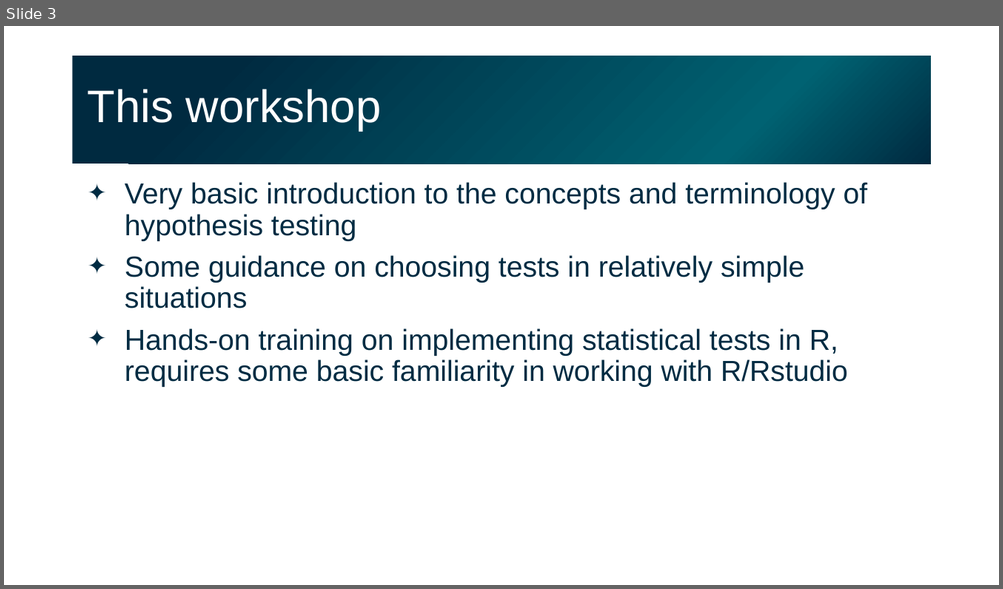
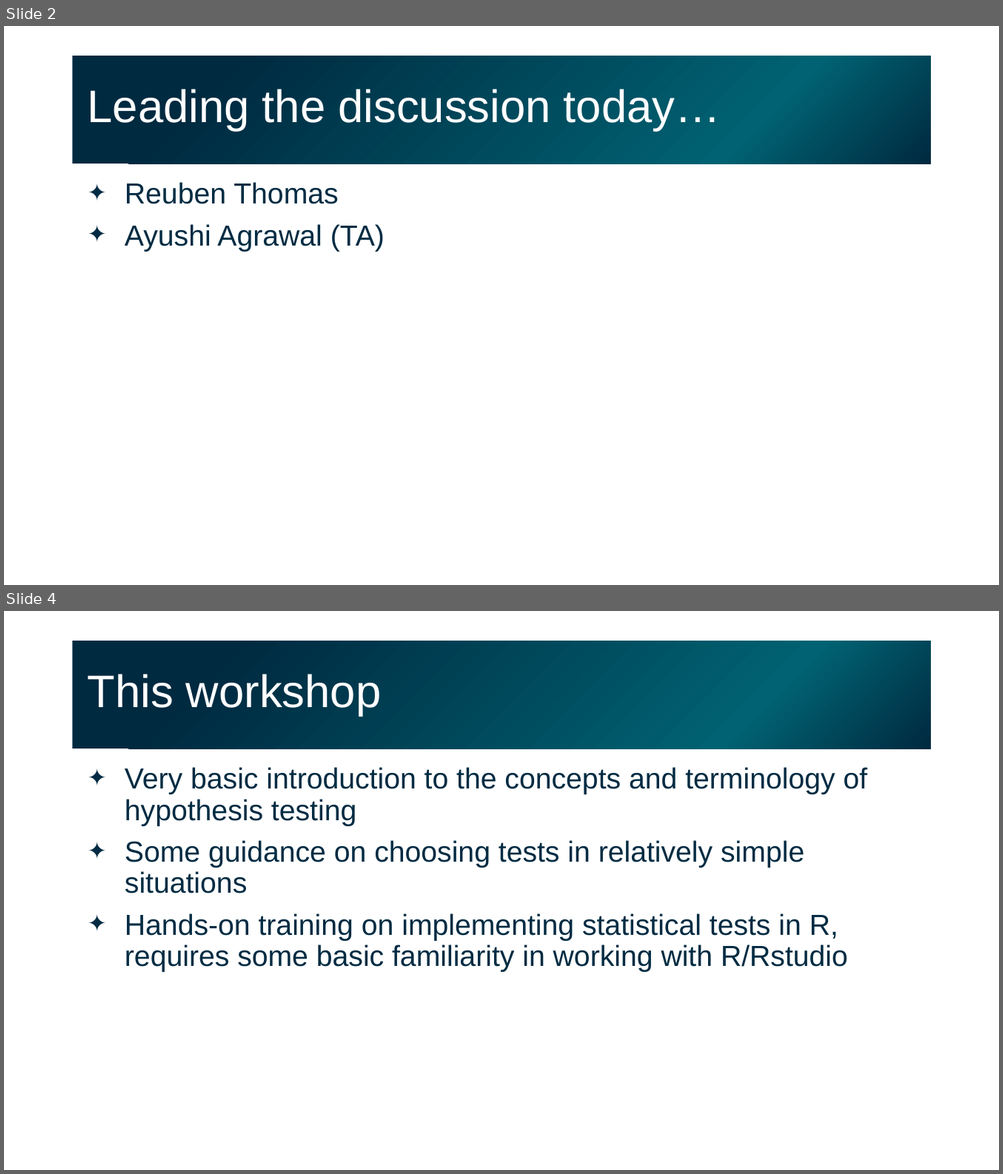
Before and after one commit to gladstone-institutes/Bioinformatics-Workshops, a slide deck: hypothesis-testing/HypothesisTesting.pptx. Shown one above the other, each under a label of ours: slide 3 before the commit, slides 2 and 4 after it; the slides between them are not shown. The pictures are 1003x589 and 1003x1174 pixels, drawn with LibreOffice and Linux fonts; fonts in the diff are those of the drawing. Boxes give left, top, right and bottom in pixels: in the first picture for what was removed or moved away, otherwise in the second. Text is boxed around its words. In the diff, an @@ line names an element or a change of style, - is before the commit and + after.

```diff
--- a/hypothesis-testing/HypothesisTesting.pptx
+++ b/hypothesis-testing/HypothesisTesting.pptx
@@ slide 2 added at <box>4,26,999,585</box>, background #FFFFFF @@
@@ title added at <box>73,56,930,164</box>, fill gradient #002A40 to #006272, 44 pt, text #FFFFFF @@
+Leading the discussion today…
@@ text added at <box>125,182,384,252</box>, 28 pt, text #002B42 @@
+✦ Reuben Thomas
+✦ Ayushi Agrawal (TA)
@@ what was slide 3 is now slide 4 @@
```
Also in this commit, not shown: 9 slides changed, 5 other slides added.
